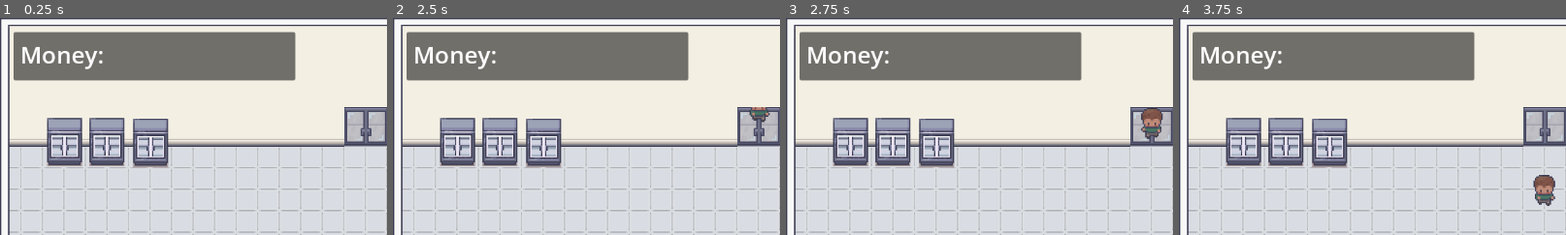
Above: before the commit, frames 1-4 (left to right).
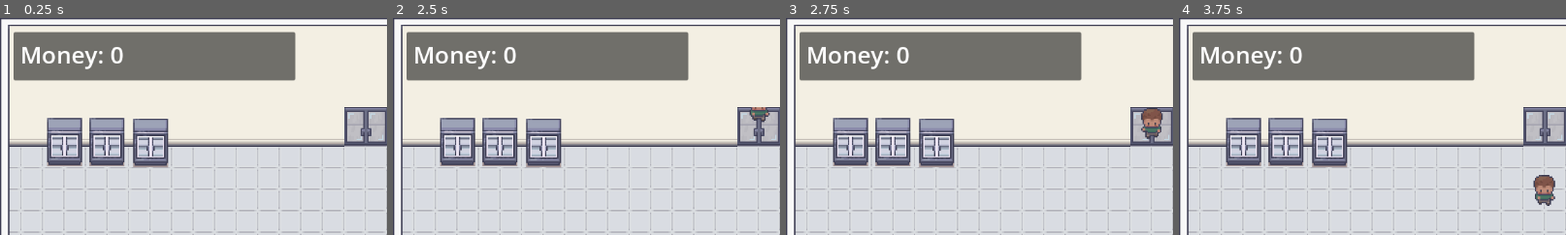
Above: after the commit, the same moments.

Repository: emilykrohn/Checkout
Game: Godot game, scene res://Scenes/main.tscn
The game is run twice, just before and just after one commit, with the same random seed, the same clock (stepped at 60 frames per second) and the same inputs.
Inputs:
- Up to frame 1 (0.25 s): no input
- Up to frame 2 (2.5 s): tap Enter at 0.5, 2 s; tap Space at 1.25 s
- Up to frame 3 (2.75 s): no input
- Up to frame 4 (3.75 s): no input
The pictures show only the part of the screen within x 0-50%, y 0-50%; the shares and areas given below are measured in that part.

The runs differ from the first frame. In frame 1, 0.1% of the frame differs, in the area x 28-32%, y 13-21%; in frame 2, 0.1%; in frame 3, 0.1%; in frame 4, 0.1%.

Commit message:
Money label count goes up
When customer interact with the objects, the number on the money label goes up by 1.

Diff:
--- a/Scenes/main.tscn
+++ b/Scenes/main.tscn
@@ -7,6 +7,7 @@
 [ext_resource type="PackedScene" uid="uid://c7fkcsyqg75b4" path="res://Scenes/shelf.tscn" id="4_q4827"]
 [ext_resource type="PackedScene" uid="uid://bigtjchar0i65" path="res://Scenes/refrigerator.tscn" id="5_xs3l2"]
 [ext_resource type="PackedScene" uid="uid://ceicocortr3nw" path="res://Scenes/doors.tscn" id="6_17mcd"]
+[ext_resource type="Script" path="res://Scripts/MoneyLabel.gd" id="6_53bie"]
 [ext_resource type="PackedScene" uid="uid://d1kr2reaqxawp" path="res://Scenes/cash_register.tscn" id="8_cqbn1"]
 [ext_resource type="Script" path="res://Scripts/Paths.gd" id="9_gnob1"]
 [ext_resource type="PackedScene" uid="uid://de04584rk71t7" path="res://Scenes/Paths/path_1.tscn" id="10_ctnk3"]
@@ -6375,7 +6376,7 @@
 offset_bottom = 40.0
 
 [node name="Panel" type="Panel" parent="game/Control"]
-z_index = 2
+layout_mode = 0
 offset_left = 20.0
 offset_top = 21.0
 offset_right = 439.0
@@ -6385,10 +6386,11 @@
 layout_mode = 0
 offset_left = 10.0
 offset_top = 9.0
-offset_right = 229.0
-offset_bottom = 74.0
+offset_right = 406.0
+offset_bottom = 61.0
 theme_override_font_sizes/font_size = 35
 text = "Money:"
+script = ExtResource("6_53bie")
 
 [node name="Panel2" type="Panel" parent="game/Control"]
 layout_mode = 0
--- a/Scripts/Customers/customer_1.gd
+++ b/Scripts/Customers/customer_1.gd
@@ -47,6 +47,7 @@
 
 func _on_object_detector_area_entered(area):
 	if area.name == "Object":
+		$"../../../../Control/Panel/MoneyLabel".amount += 1
 		cooldown = false
 		get_parent().can_move = false
 		$Timer.start()
--- /dev/null
+++ b/Scripts/MoneyLabel.gd
@@ -0,0 +1,8 @@
+extends Label
+
+var amount := 0
+
+
+# Called every frame. 'delta' is the elapsed time since the previous frame.
+func _process(_delta):
+	text = "Money: " + str(amount)
Not shown: 1 places in Scenes/main.tscn that only renumber resources
